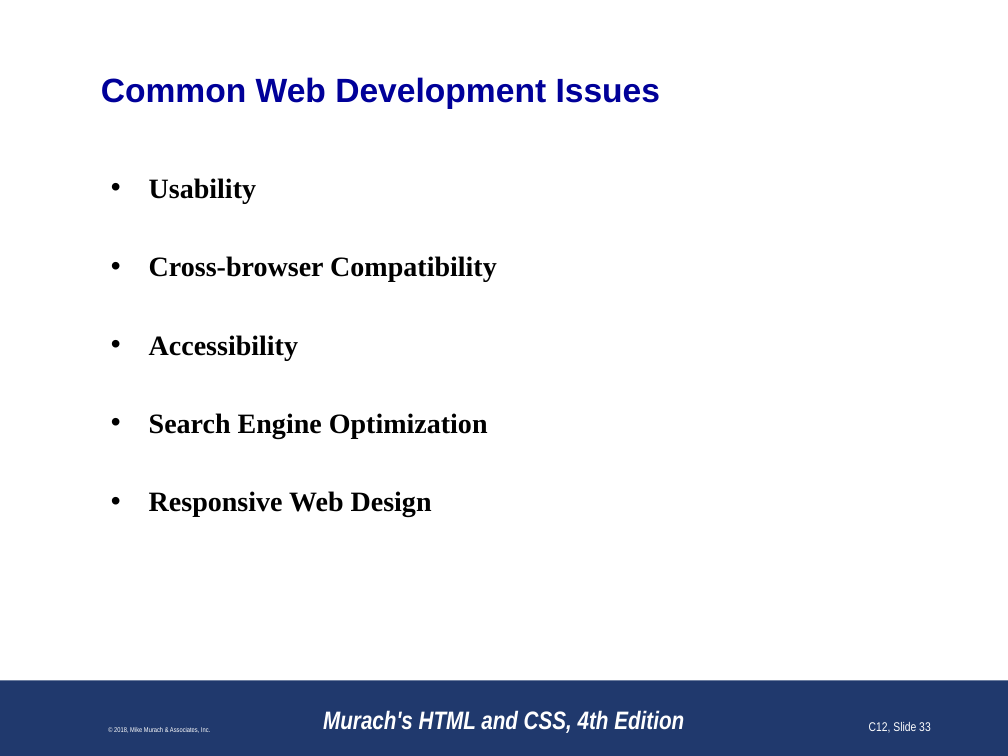
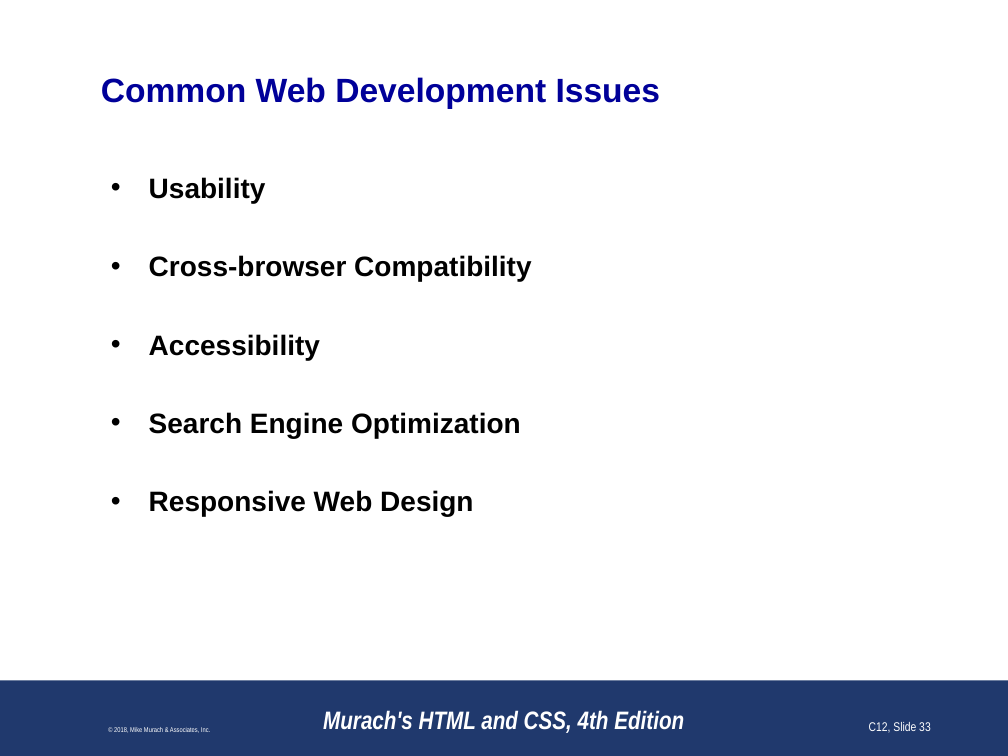
Before and after one commit to paulsmithkc/awd1000_base_lab_and_homework, a slide deck: slide 33 of murach_html_4e/slides/Chapter 1 slides (Revised).pptx. Drawn at 1008x756 pixels with LibreOffice and Linux fonts; fonts in the diff are those of the drawing; background and template pictures are left out. Boxes give left, top, right and bottom in pixels: in the first picture for what was removed or moved away, otherwise in the second. Text is boxed around its words. In the diff, an @@ line names an element or a change of style, - is before the commit and + after.

```diff
--- a/murach_html_4e/slides/Chapter 1 slides (Revised).pptx
+++ b/murach_html_4e/slides/Chapter 1 slides (Revised).pptx
@@ text "Usability" at <box>149,177,531,517</box>: font Times New Roman to Arial @@
```
Also in this commit, not shown: 3 other slides changed, 1 slide added, 2 other files.
